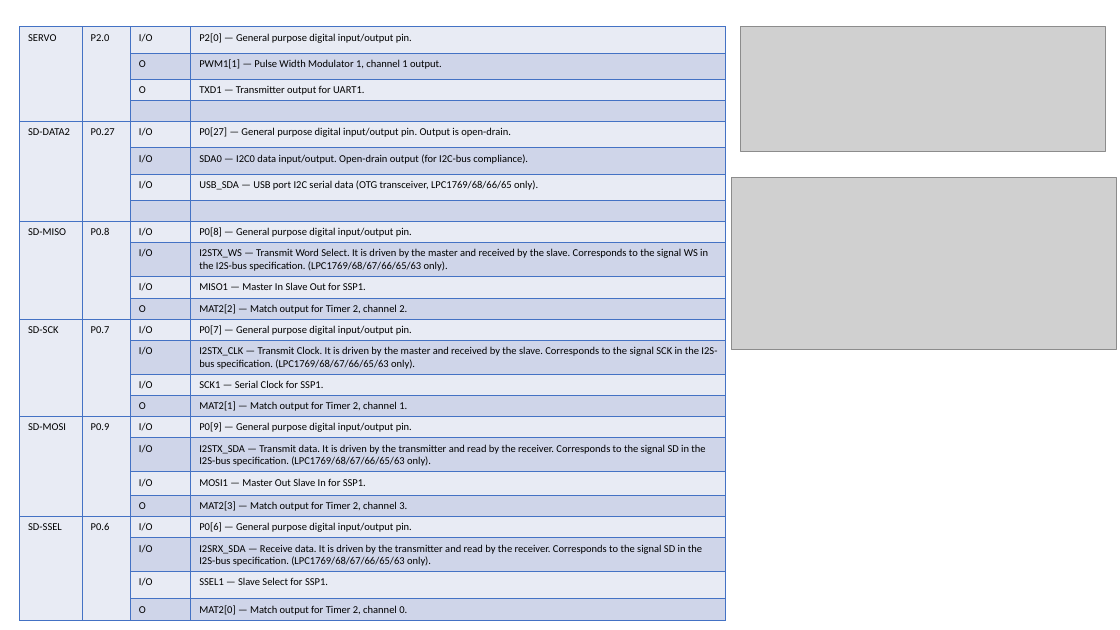
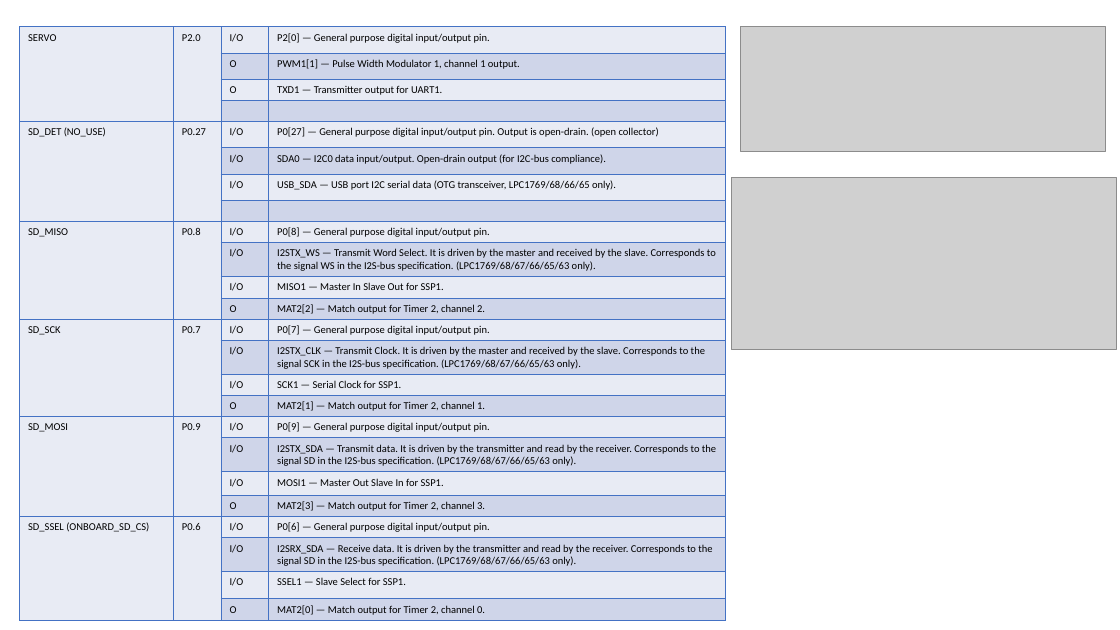
Before and after one commit to softkannan/3DPrint, a slide deck: slide 7 of hardware/Bigtreetech/Bigtreetech_skr_v1.3/SKR-V1.3 Pin Description.pptx. Drawn at 1120x630 pixels with LibreOffice and Linux fonts; fonts in the diff are those of the drawing; grey boxes stand for pictures. Boxes give left, top, right and bottom in pixels: in the first picture for what was removed or moved away, otherwise in the second. Text is boxed around its words. In the diff, an @@ line names an element or a change of style, - is before the commit and + after.

```diff
--- a/hardware/Bigtreetech/Bigtreetech_skr_v1.3/SKR-V1.3 Pin Description.pptx
+++ b/hardware/Bigtreetech/Bigtreetech_skr_v1.3/SKR-V1.3 Pin Description.pptx
@@ table at [20,27,727,619] @@
-row 5, column 1: SD-DATA2
+row 5, column 1: SD_DET (NO_USE)
-row 5, column 4: P0[27] — General purpose digital input/output pin. Output is open-drain.
+row 5, column 4: P0[27] — General purpose digital input/output pin. Output is open-drain. (open collector)
-row 9, column 1: SD-MISO
+row 9, column 1: SD_MISO
-row 13, column 1: SD-SCK
+row 13, column 1: SD_SCK
-row 17, column 1: SD-MOSI
+row 17, column 1: SD_MOSI
-row 21, column 1: SD-SSEL
+row 21, column 1: SD_SSEL (ONBOARD_SD_CS)
```
Also in this commit, not shown: 10 other slides changed, 2 slides added, 9 other files.
